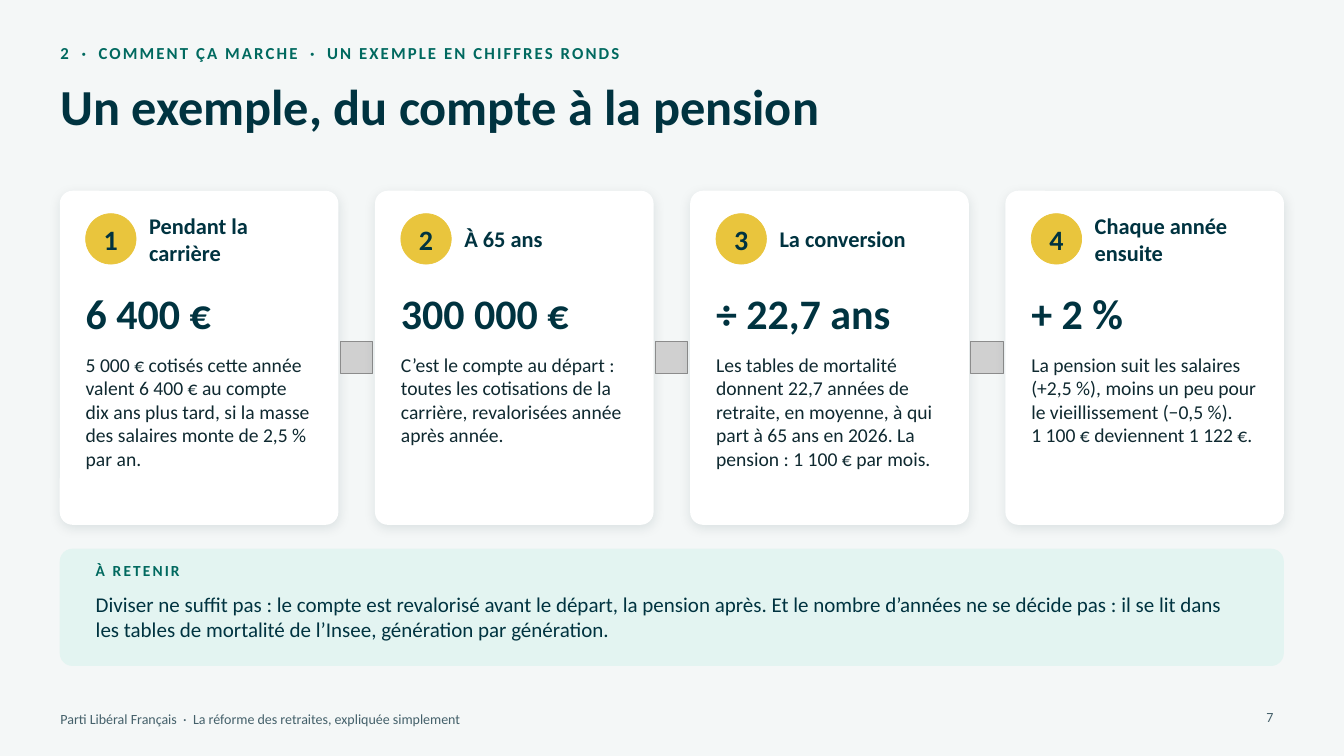
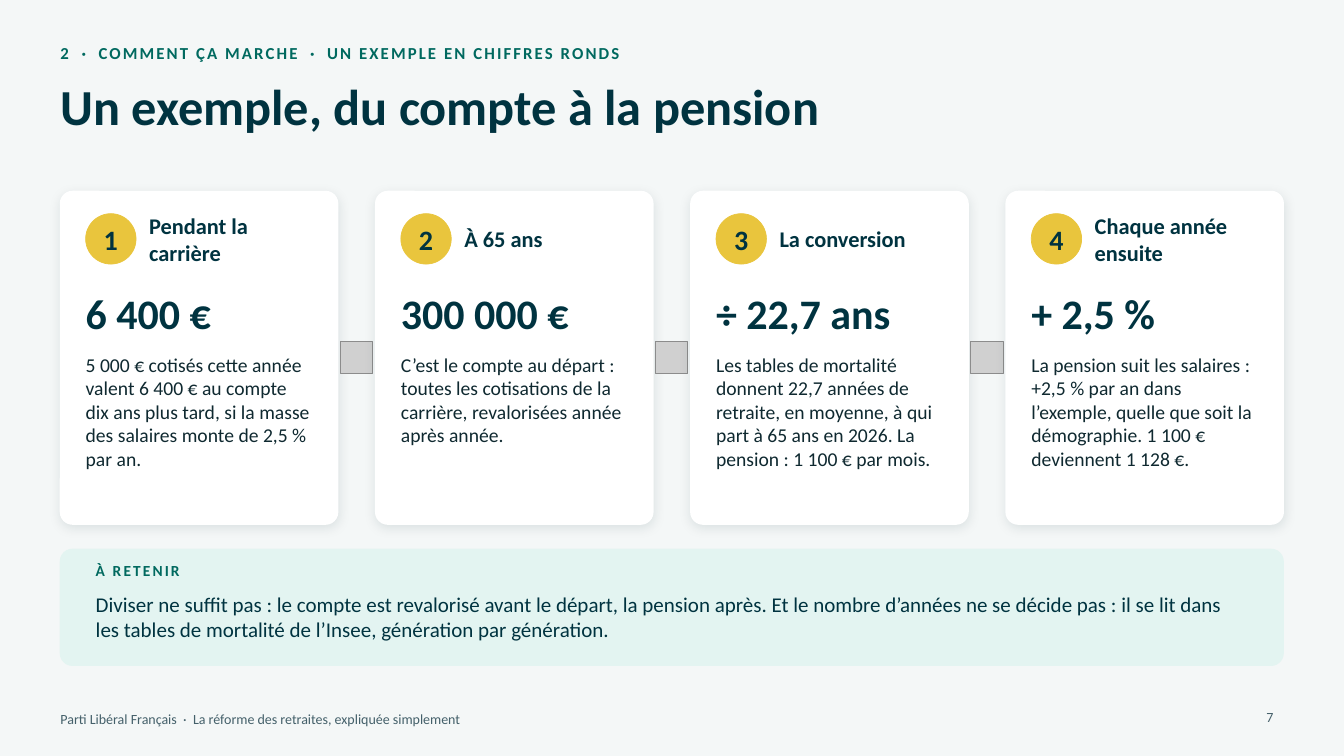
Before and after one commit to g-pliberal/retraitecomptenotionelle, a slide deck: slide 7 of docs/presentation_adherents_17_novembre_2026.pptx. Drawn at 1344x756 pixels with LibreOffice and Linux fonts; fonts in the diff are those of the drawing; grey boxes stand for pictures. Boxes give left, top, right and bottom in pixels: in the first picture for what was removed or moved away, otherwise in the second. Text is boxed around its words. In the diff, an @@ line names an element or a change of style, - is before the commit and + after.

```diff
--- a/docs/presentation_adherents_17_novembre_2026.pptx
+++ b/docs/presentation_adherents_17_novembre_2026.pptx
@@ text at (1062,301,1115,335): text changed @@
-+ 2 %
++ 2,5 %
@@ text at (1031,358,1252,466): text changed @@
-La pension suit les salaires (+2,5 %), moins un peu pour le vieillissement (−0,5 %). 1 100 € deviennent 1 122 €.
+La pension suit les salaires : +2,5 % par an dans l’exemple, quelle que soit la démographie. 1 100 € deviennent 1 128 €.
```
